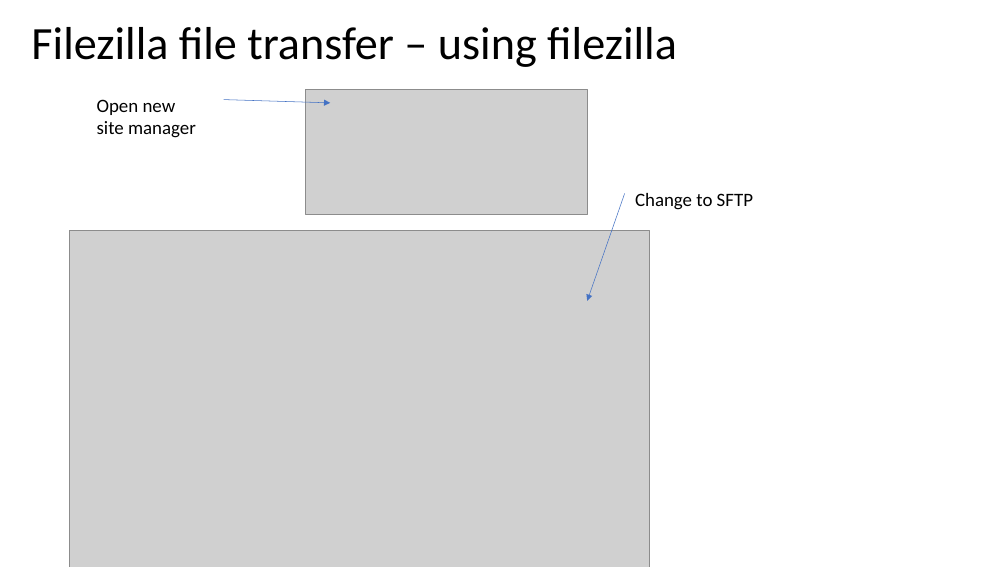
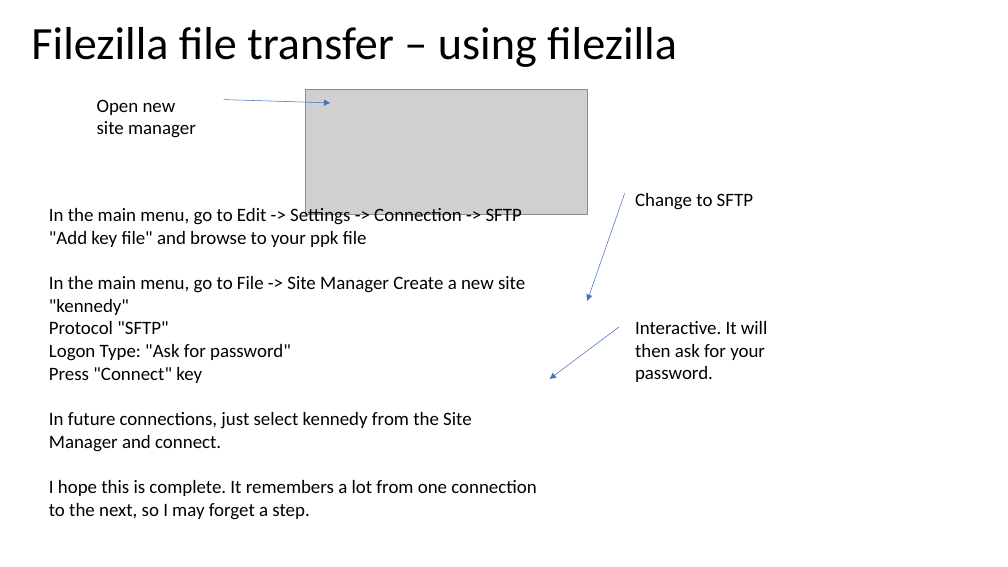
Before and after one commit to peterthorpe5/How_to_use_Kennedy_HPC, a slide deck: slide 11 of kenedy_getting_started-V1.pptx. Drawn at 1008x567 pixels with LibreOffice and Linux fonts; fonts in the diff are those of the drawing; grey boxes stand for pictures. Boxes give left, top, right and bottom in pixels: in the first picture for what was removed or moved away, otherwise in the second. Text is boxed around its words. In the diff, an @@ line names an element or a change of style, - is before the commit and + after.

```diff
--- a/kenedy_getting_started-V1.pptx
+++ b/kenedy_getting_started-V1.pptx
@@ text added at (49, 205, 536, 520), 18 pt, text #000000 @@
+In the main menu, go to Edit -> Settings -> Connection -> SFTP "Add key file" and browse to your ppk file
+In the main menu, go to File -> Site Manager Create a new site "kennedy"
+Protocol "SFTP"
+Logon Type: "Ask for password"
+Press "Connect" key
+In future connections, just select kennedy from the Site Manager and connect.
+I hope this is complete. It remembers a lot from one connection to the next, so I may forget a step.
@@ picture removed at (70, 231, 650, 567) @@
@@ arrow added from (619, 327) to (550, 379), #4472C4 0.5 pt @@
@@ text added at (635, 321, 767, 382), 18 pt, text #000000 @@
+Interactive. It will then ask for your password.
```
Also in this commit, not shown: 6 other slides changed, 2 slides removed.
